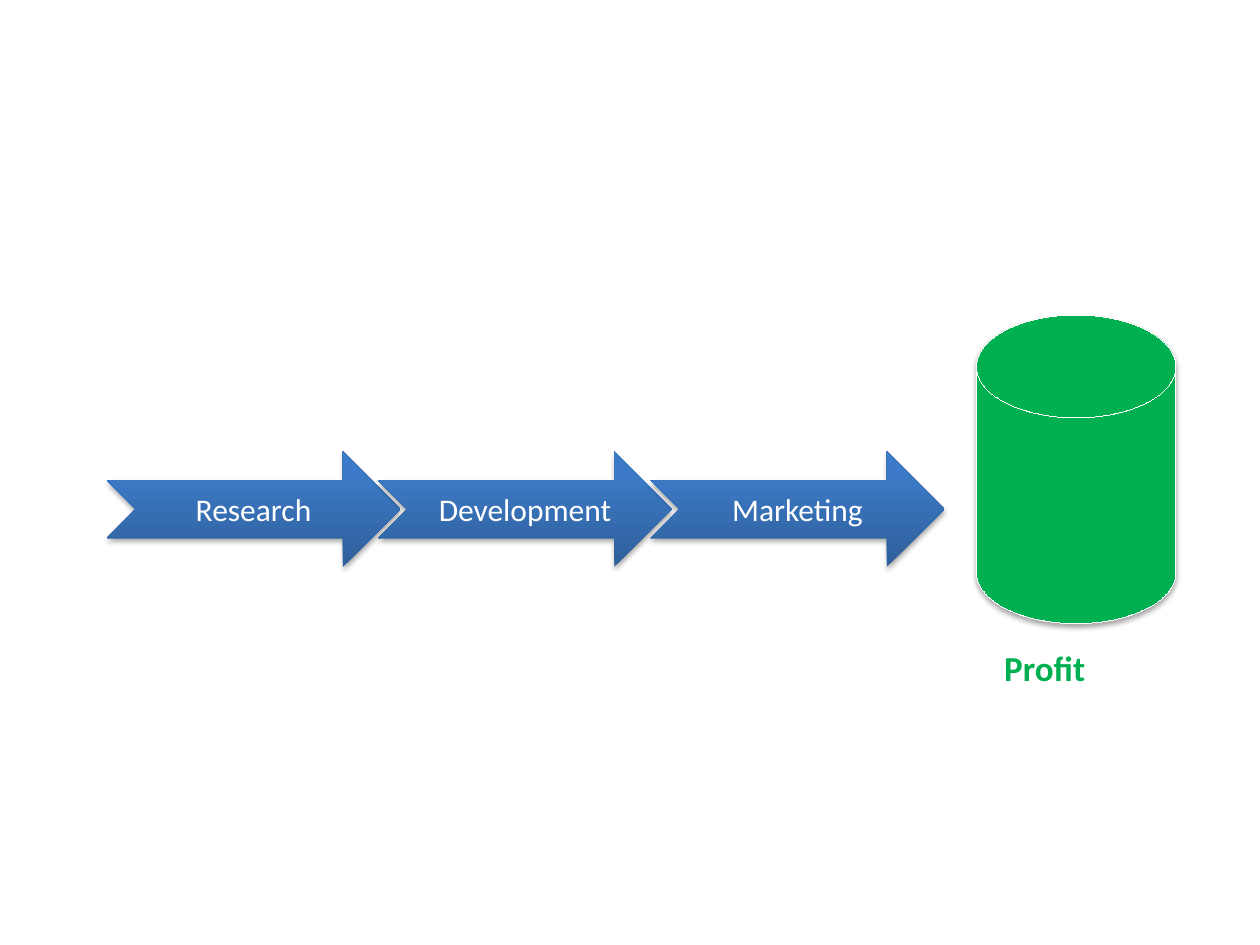
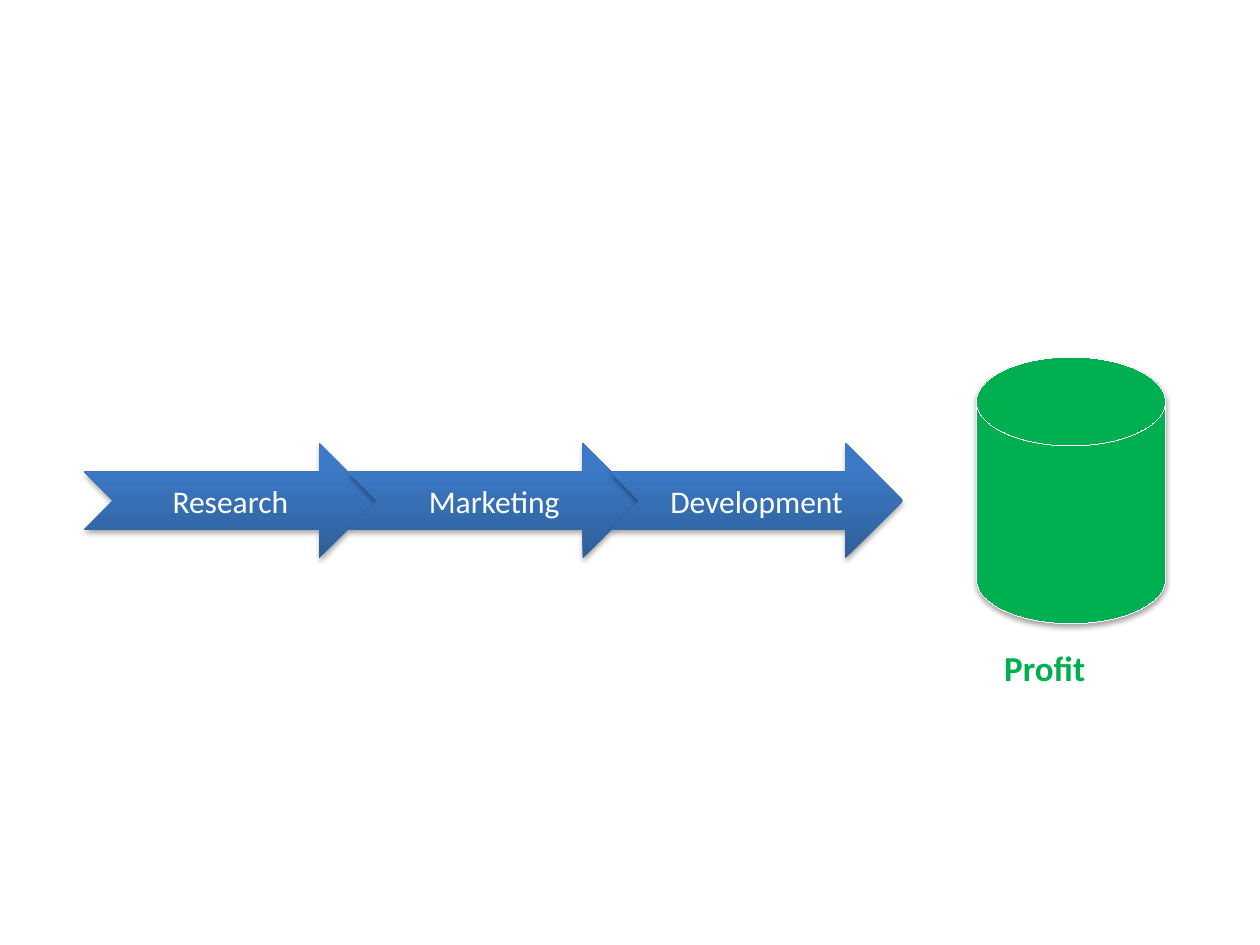
Before and after one commit to PowerPointLabs/PowerPointLabs, a slide deck: slide 9 of doc/PowerPointLabs Quick Tutorial.pptx. Drawn at 1260x945 pixels with LibreOffice and Linux fonts; fonts in the diff are those of the drawing. Boxes give left, top, right and bottom in pixels: in the first picture for what was removed or moved away, otherwise in the second. Text is boxed around its words. In the diff, an @@ line names an element or a change of style, - is before the commit and + after.

```diff
--- a/doc/PowerPointLabs Quick Tutorial.pptx
+++ b/doc/PowerPointLabs Quick Tutorial.pptx
@@ cylinder: place and size @@
-cylinder at (976, 315, 1176, 624)
+cylinder at (976, 357, 1166, 624)
@@ notched right arrow "Research": place and size @@
-notched right arrow "Research" at (107, 451, 401, 567)
+notched right arrow "Research" at (84, 444, 377, 559)
@@ notched right arrow "Marketing": place and size @@
-notched right arrow "Marketing" at (650, 451, 944, 567)
+notched right arrow "Marketing" at (348, 444, 640, 559)
@@ notched right arrow "Development": place and size @@
-notched right arrow "Development" at (378, 451, 672, 567)
+notched right arrow "Development" at (610, 444, 902, 559)
```
Also in this commit, not shown: 1 other slide changed.
